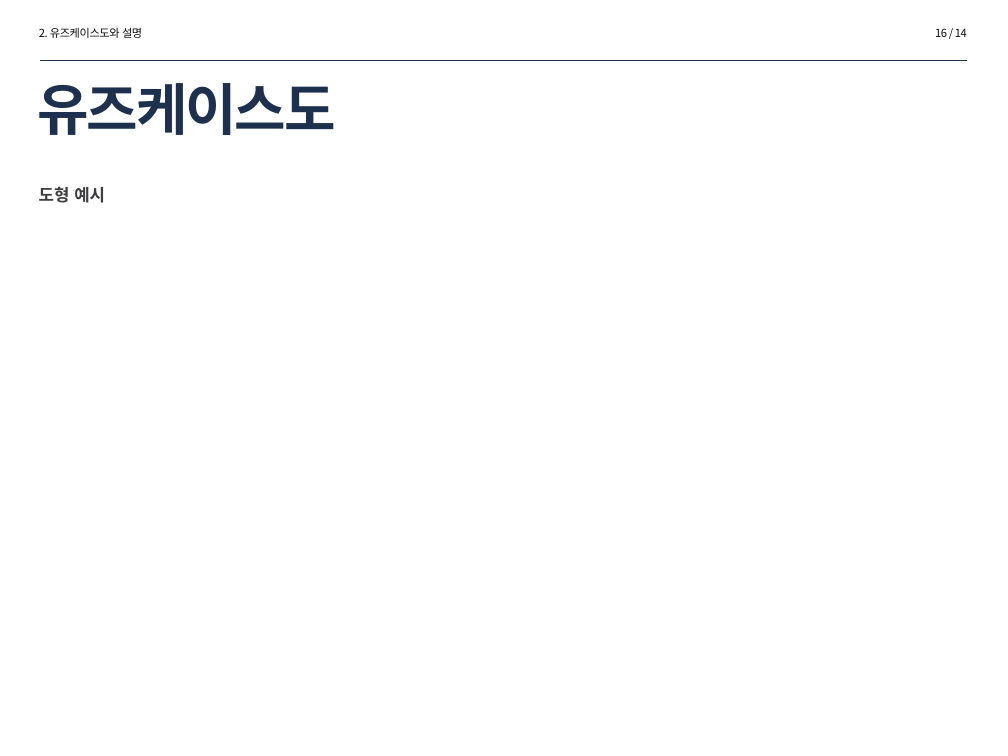
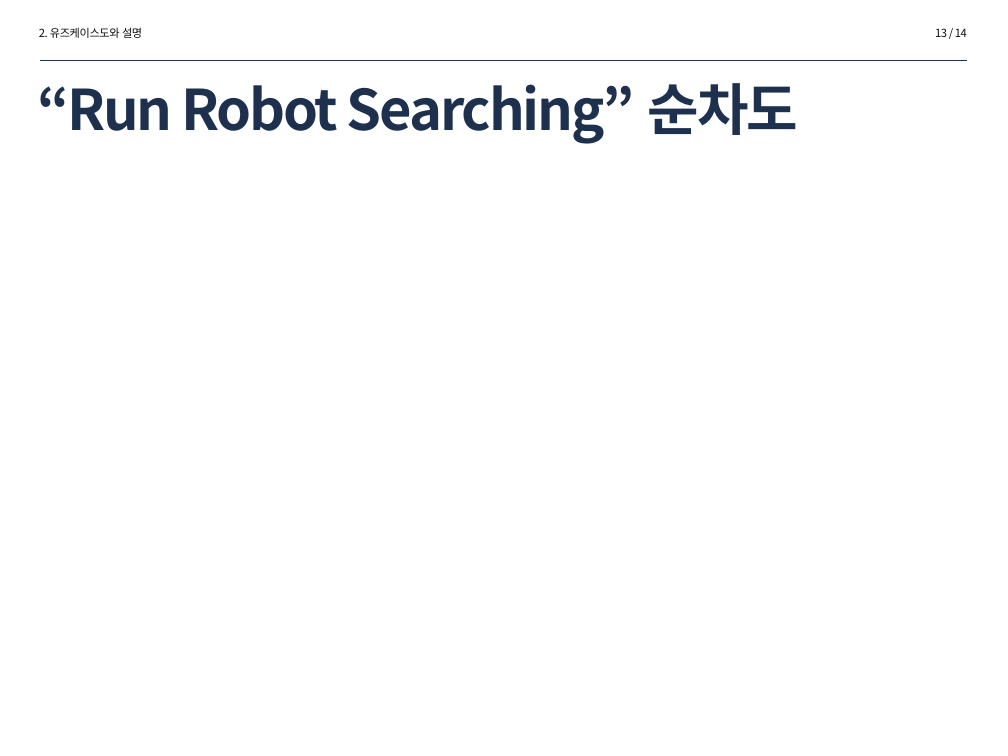
Before and after one commit to livlikwav/UOSSE, a slide deck: slide 13 of 소공중간발표_컴퓨터과학부하경민도우찬.pptx (slide 16 before the commit). Drawn at 1008x756 pixels with LibreOffice and Linux fonts; fonts in the diff are those of the drawing; background and template pictures are left out. Boxes give left, top, right and bottom in pixels: in the first picture for what was removed or moved away, otherwise in the second. Text is boxed around its words. In the diff, an @@ line names an element or a change of style, - is before the commit and + after.

```diff
--- a/소공중간발표_컴퓨터과학부하경민도우찬.pptx
+++ b/소공중간발표_컴퓨터과학부하경민도우찬.pptx
@@ page number at (935,28,967,37): text changed @@
-16 / 14
+13 / 14
@@ title at (37,83,798,144): text changed @@
-유즈케이스도
+“Run Robot Searching” 순차도
@@ text removed at (39,187,105,203) @@
-도형 예시
```
Also in this commit, not shown: 5 other slides changed, 1 slide added, 6 other files.
